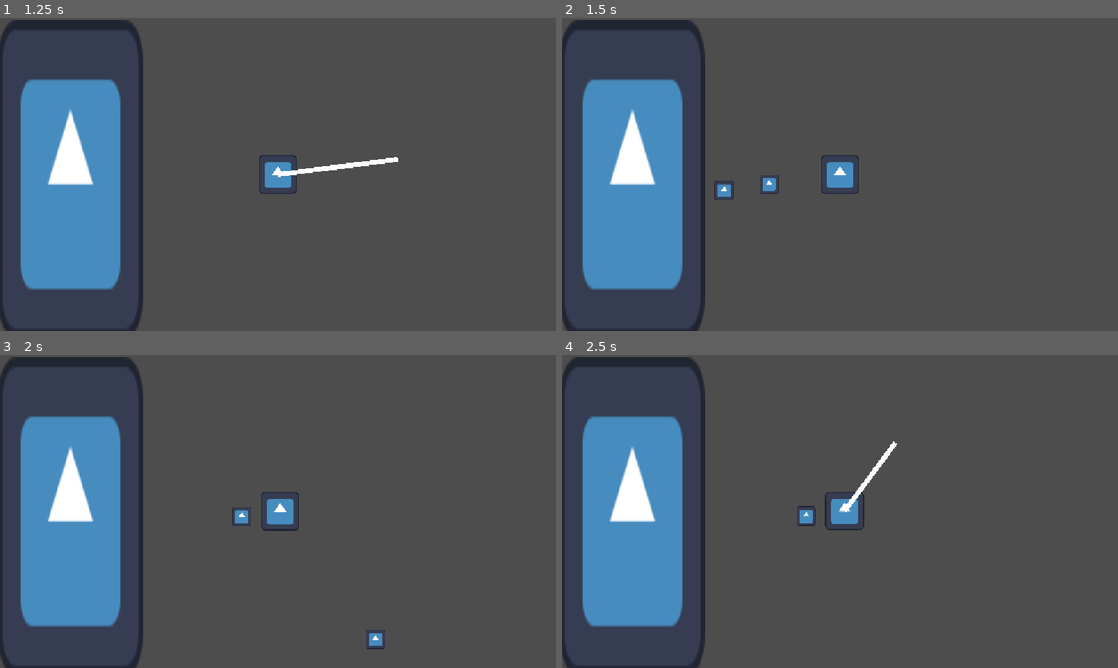
Above: before the commit, frames 1-4 (two rows, left to right).
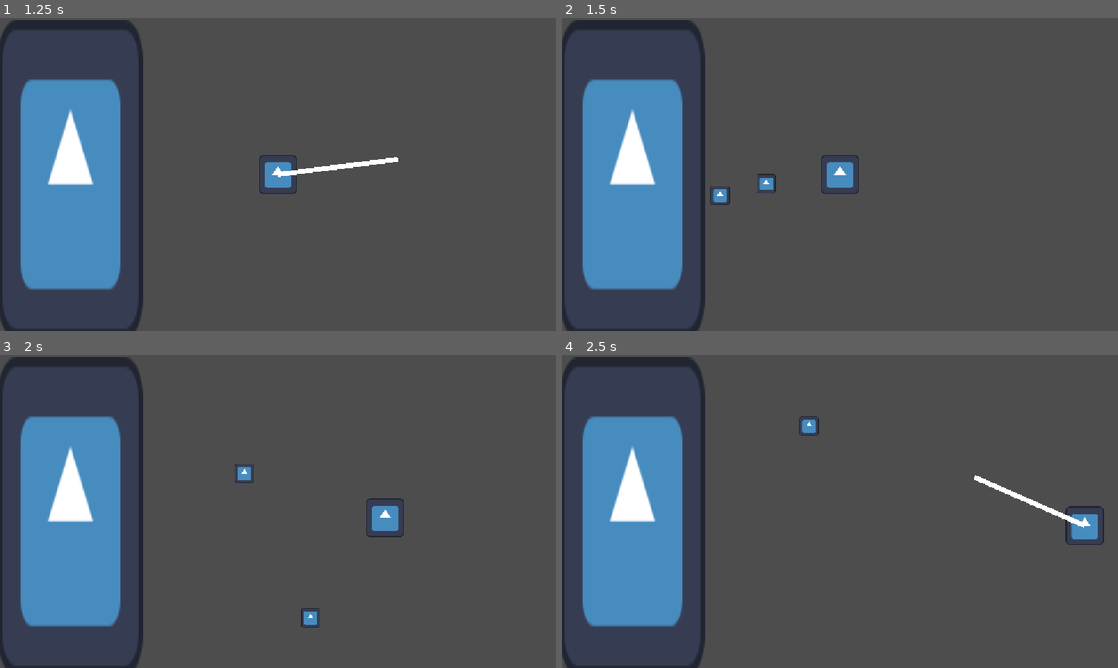
Above: after the commit, the same moments.

Repository: helladecimal/throwmania
Game: Godot game, scene res://scenes/main.tscn
The game is run twice, just before and just after one commit, with the same random seed, the same clock (stepped at 60 frames per second) and the same inputs. The engine's default icon, where the game draws it, is replaced by a stand-in: a white triangle on a blue panel in a dark square.
Inputs (mouse positions are in pixels of both pictures, inside the frame that each line leads up to):
- Up to frame 1 (1.25 s): tap Enter at 0.5 s; move the mouse to (400, 158) at 0.52 s; press the mouse at (400, 158) at 0.53 s; hold Right from 0.53 s (still down)
- Up to frame 2 (1.5 s): tap Space at 1.25 s; move the mouse to (728, 190) at 1.27 s; release Right at 1.28 s; release the mouse at (728, 190) at 1.28 s; hold Down from 1.28 s (still down); click (728, 190) at 1.35 s
- Up to frame 3 (2 s): keep holding Down
- Up to frame 4 (2.5 s): move the mouse to (895, 442) at 2.02 s; release Down at 2.03 s; press the mouse at (895, 442) at 2.03 s; hold Right from 2.03 s (still down); tap Alt at 2.1 s

Frame 1 is identical in both runs. In frame 2, 0.3% of the frame differs, in the area x 26-39%, y 49-60%; in frame 3, 1.5%; in frame 4, 1.8%, in the area x 42-98%, y 19-61%.

Commit message:
finalize basic physics

Diff:
--- a/scenes/ball.gd
+++ b/scenes/ball.gd
@@ -8,8 +8,6 @@
 func _ready() -> void:
 	pass # Replace with function body.
 
-func _physics_process(delta: float) -> void:
-	move_and_collide(linear_velocity)
 
 # Called every frame. 'delta' is the elapsed time since the previous frame.
 func _process(delta: float) -> void:
--- a/scripts/player.gd
+++ b/scripts/player.gd
@@ -5,7 +5,7 @@
 @export var moving = false
 @onready var powerbar: ColorRect = $powerbar
 
-var power = 400.0
+var power = 300.0
 # Called when the node enters the scene tree for the first time.
 func _ready() -> void:
 	pass # Replace with function body.
@@ -20,11 +20,8 @@
 	ball.position = position + offset
 	get_tree().root.add_child(ball)
 
-	ball.apply_central_force(mouse_pos.normalized() * speed)
+	ball.apply_central_impulse(mouse_pos.normalized() * speed)
 	pass
-
-func _physics_process(delta: float) -> void:
-	move_and_collide(linear_velocity)
 
 # Called every frame. 'delta' is the elapsed time since the previous frame.
 func _process(delta: float) -> void:
